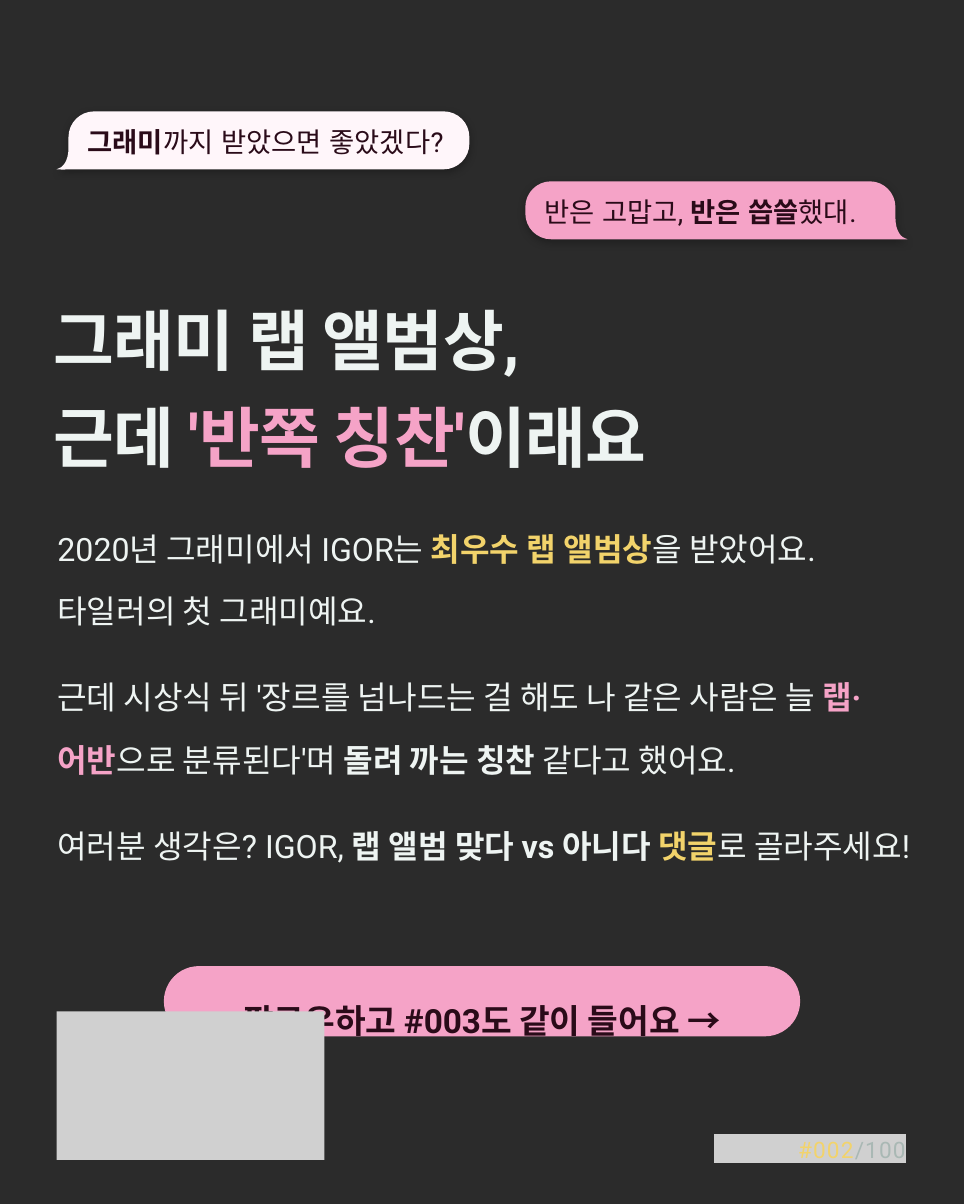
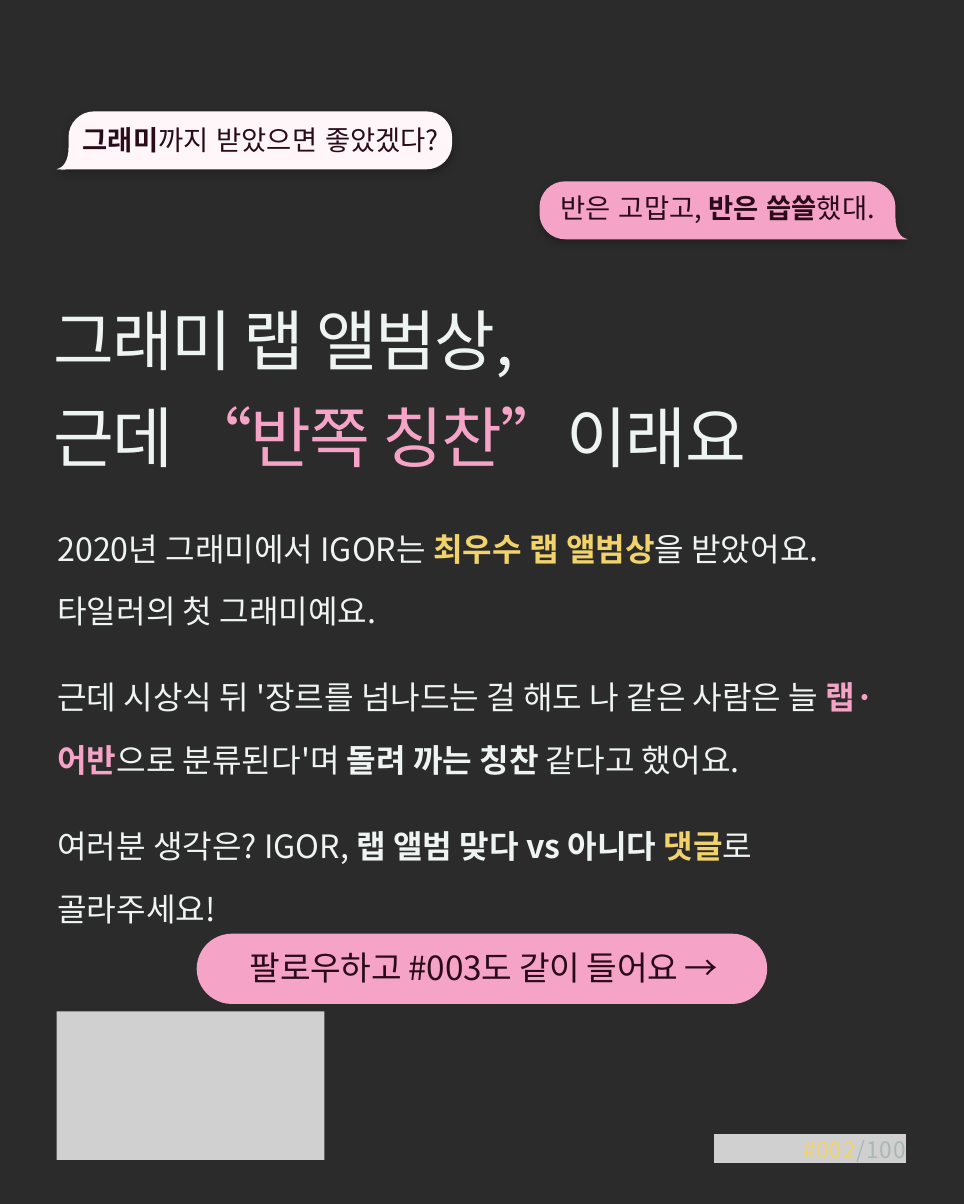
Before and after one commit to yeezyismygoat-pixel/ClaudeRep, a slide deck: slide 8 of IGOR_명반002_초안.pptx. Drawn at 964x1204 pixels with LibreOffice and Linux fonts; fonts in the diff are those of the drawing; grey boxes stand for pictures; background and template pictures are left out; a plain dark background stands for a picture behind light text. Boxes give left, top, right and bottom in pixels: in the first picture for what was removed or moved away, otherwise in the second. Text is boxed around its words. In the diff, an @@ line names an element or a change of style, - is before the commit and + after.

```diff
--- a/IGOR_명반002_초안.pptx
+++ b/IGOR_명반002_초안.pptx
@@ freeform shape "그래미까지 받았으면 좋았겠다?" at <box>57,111,452,170</box>: font Roboto to Noto Sans CJK KR; alignment left to centre @@
@@ freeform shape "그래미까지 받았으면 좋았겠다?": place and size @@
-freeform shape "그래미까지 받았으면 좋았겠다?" at <box>57,111,470,170</box>
+freeform shape "그래미까지 받았으면 좋았겠다?" at <box>57,111,452,170</box>
@@ freeform shape "반은 고맙고, 반은 씁쓸했대.": place and size @@
-freeform shape "반은 고맙고, 반은 씁쓸했대." at <box>525,182,907,240</box>
+freeform shape "반은 고맙고, 반은 씁쓸했대." at <box>540,182,907,240</box>
@@ freeform shape "반은 고맙고, 반은 씁쓸했대." at <box>540,182,907,240</box>: font Roboto to Noto Sans CJK KR; alignment left to centre @@
@@ text at <box>53,310,514,378</box>: font Roboto to Noto Sans CJK KR, letter spacing -0.6 to -1.4 pt, bold off in "그래미 랩 앨범상," @@
@@ text at <box>53,406,746,468</box>: text changed; font Roboto to Noto Sans CJK KR; bold off @@
-근데 '반쪽 칭찬'이래요
+근데 “반쪽 칭찬”이래요
@@ font Roboto to Noto Sans CJK KR in 3 elements at <box>57,534,818,626</box>, <box>57,682,874,775</box>, <box>57,831,753,924</box> @@
@@ rounded rectangle "팔로우하고 #003도 같이 들어요 →": place and size @@
-rounded rectangle "팔로우하고 #003도 같이 들어요 →" at <box>164,967,800,1037</box>
+rounded rectangle "팔로우하고 #003도 같이 들어요 →" at <box>197,934,768,1004</box>
@@ rounded rectangle "팔로우하고 #003도 같이 들어요 →" at <box>197,934,768,1004</box>: font Roboto to Noto Sans CJK KR, letter spacing 0 to -0.3 pt, bold off @@
@@ text "#002/100" at <box>803,1141,906,1164</box>: font Roboto to Noto Sans CJK KR, letter spacing 1 to 0.8 pt @@
```
Also in this commit, not shown: 7 other slides changed, 1 other file.
